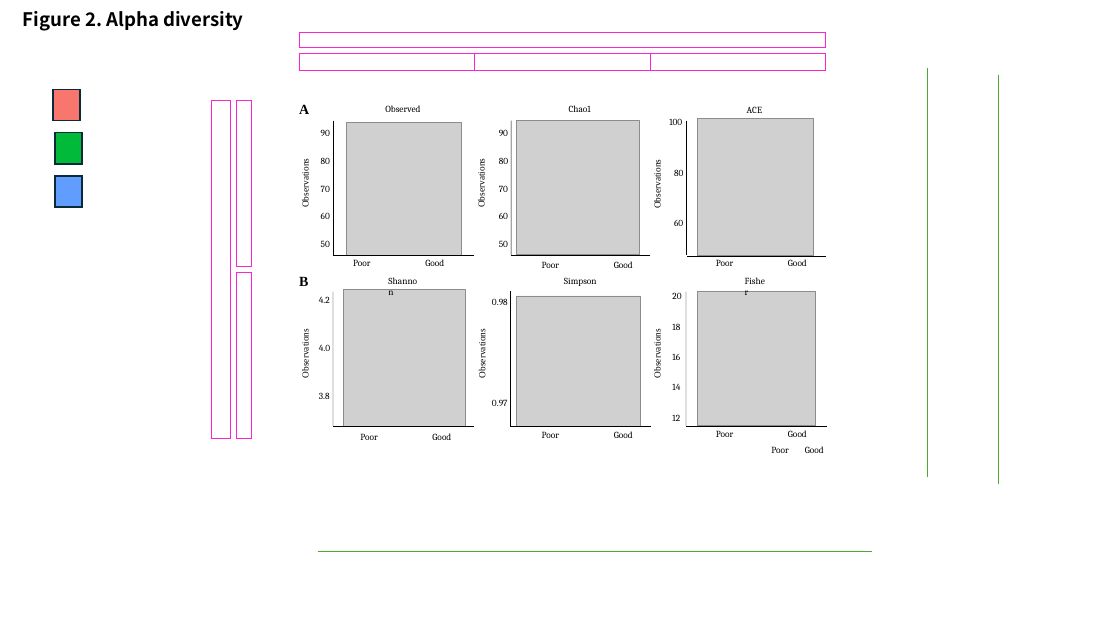
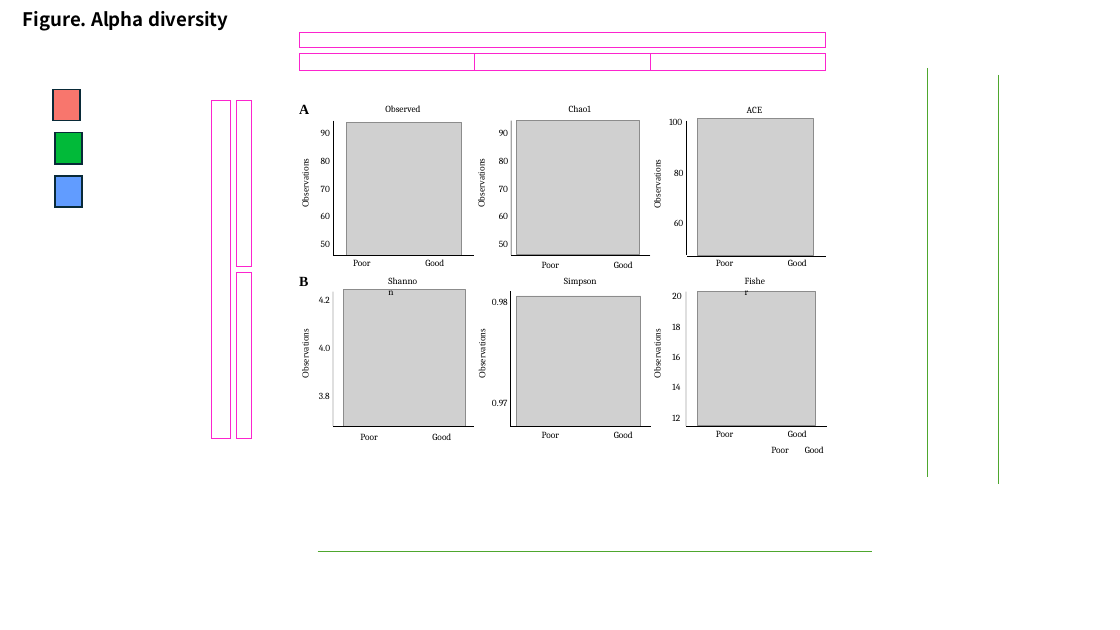
Before and after one commit to youngPath12/microbiom-team-1, a slide deck: slide 7 of 논문 figure.pptx. Drawn at 1120x630 pixels with LibreOffice and Linux fonts; fonts in the diff are those of the drawing; grey boxes stand for pictures; background and template pictures are left out. Boxes give left, top, right and bottom in pixels: in the first picture for what was removed or moved away, otherwise in the second. Text is boxed around its words. In the diff, an @@ line names an element or a change of style, - is before the commit and + after.

```diff
--- a/논문 figure.pptx
+++ b/논문 figure.pptx
@@ text at bbox=[23, 11, 228, 31]: text changed @@
-Figure 2. Alpha diversity
+Figure. Alpha diversity
```
Also in this commit, not shown: 6 other slides changed, 1 slide added, 1 slide removed.
